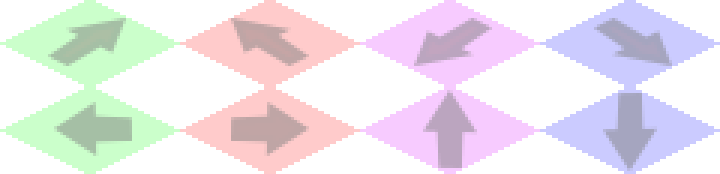
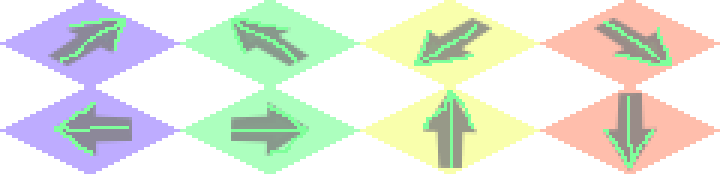
Layers edited between the first and the second w=720, h=174 image:
showed "Capa 1", moved it out of group "Grupo 1", painted on it over [261, 66, 312, 99]
removed layer "Capa 0 copia 6" from group "Grupo 1" over [0, 0, 720, 87]
removed layer "Capa 0 copia 5" from group "Grupo 1" over [0, 0, 720, 87]
removed layer "Capa 0 copia" from group "Grupo 1" over [0, 87, 720, 174]
removed layer "Capa 0" from group "Grupo 1" over [0, 87, 720, 174]
added layer "Capa 2" in group "Grupo 1" over [54, 18, 672, 168]
"Forma 1 copia 7": opacity 50% → 80%, painted on it over [69, 18, 657, 171]
"Forma 1 copia 9": opacity 50% → 80% over [54, 102, 132, 156]
"Forma 1 copia 8": opacity 50% → 80% over [231, 102, 309, 156]
"Forma 1 copia 12": opacity 50% → 80% over [594, 18, 672, 66]
"Forma 1 copia 13": opacity 50% → 80% over [48, 18, 126, 66]
"Forma 1 copia 11": opacity 50% → 80% over [231, 18, 309, 66]
"Forma 1 copia 10": opacity 50% → 80% over [414, 18, 492, 66]
"Forma 1 copia 6": opacity 50% → 80% over [423, 90, 477, 168]
added layer "Capa 0 copia 8" in group "Grupo 1" over [0, 0, 720, 174]
